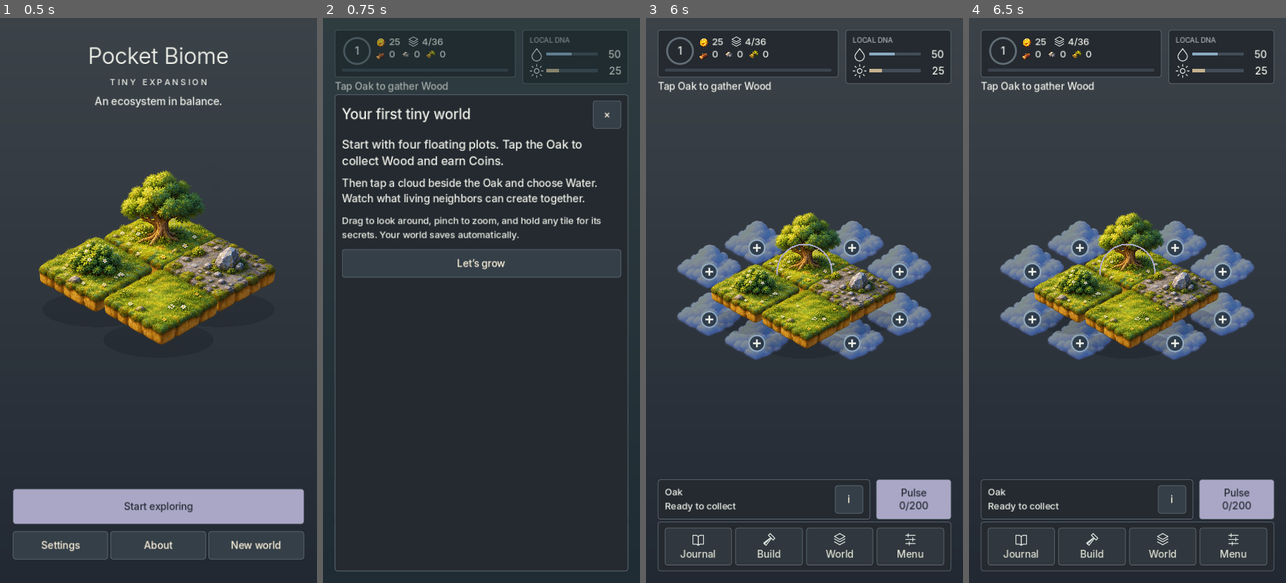
Above: before the commit, frames 1-4 (left to right).
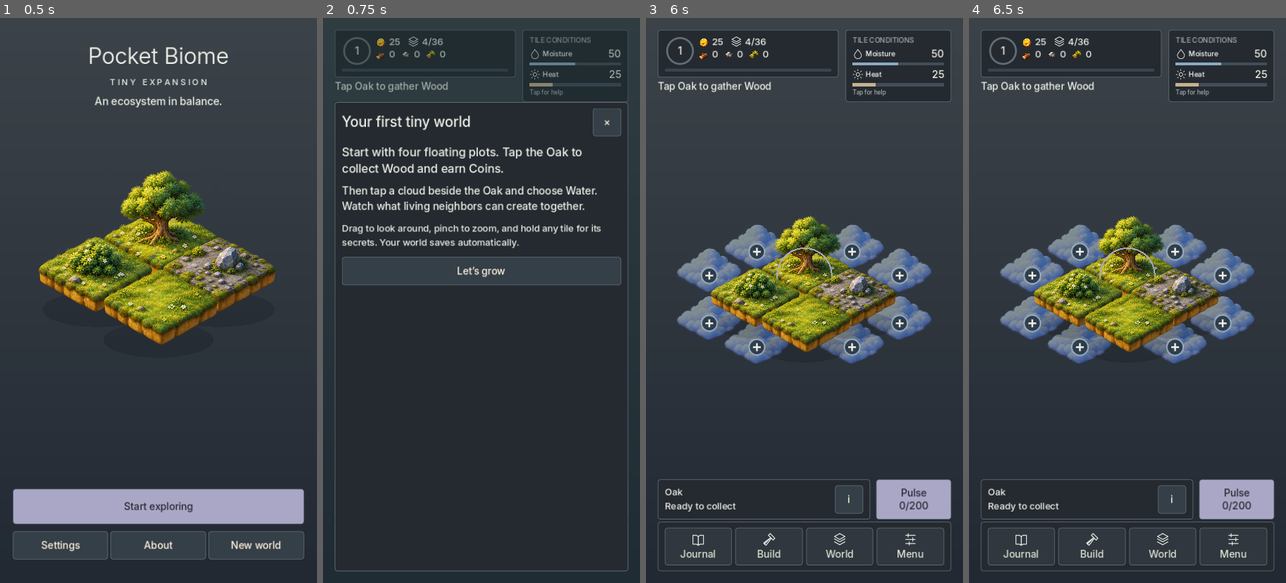
Above: after the commit, the same moments.

Repository: TheDarkStrix/pocket-biome
Game: Godot game, scene res://scenes/Main.tscn
The game is run twice, just before and just after one commit, with the same random seed, the same clock (stepped at 60 frames per second) and the same inputs.
Inputs (mouse positions are in pixels of both pictures, inside the frame that each line leads up to):
- Up to frame 1 (0.5 s): no input
- Up to frame 2 (0.75 s): click "Start exploring" at 0.5 s
- Up to frame 3 (6 s): click "i" at 1.25 s; click "Pulse 0/200" at 2 s; click (696, 549) at 2.77 s; click (769, 549) at 3.52 s; click (839, 549) at 4.27 s; click (909, 549) at 5.02 s; click "×" at 5.75 s
- Up to frame 4 (6.5 s): no input

Frame 1 is identical in both runs. In frame 2, 9.1% of the frame differs, in the area x 3-97%, y 3-48%; in frame 3, 11%; in frame 4, 11%, in the area x 9-97%, y 3-62%.

Commit message:
Explain tile conditions with named readings and mobile help

Diff:
--- a/artifacts/android-build.json
+++ b/artifacts/android-build.json
@@ -1,12 +1,12 @@
 {
-  "utc": "2026-10-25T05:43:06.922331+00:00",
+  "utc": "2026-10-25T05:48:37.529342+00:00",
   "engine": "4.6.3.stable",
   "type": "Signed debug test APK",
-  "source_sha256": "55b4ae9ea5edc1df4aa78067e7140b84c45ff95c938341f340321b674eef3f37",
-  "assertions": 701,
-  "apk_sha256": "604d2ee565793f060a63ab83bcb1a33d49f2b6b6359e50b9039de96317c7244f",
-  "bytes": 178221465,
+  "source_sha256": "2a3c9934aa896233ac7202593ece91054fddc4a37014da596e95ea49b54c018d",
+  "assertions": 708,
+  "apk_sha256": "0eebb0711bcbfcf6b65f489b7673b4d4f26b1e14615084cdbb2fa7724aa31184",
+  "bytes": 178223029,
   "renderer": "OpenGL Compatibility",
-  "native_game_payload_verified": true,
-  "note": "Feedback revision installed, cold-launched, resumed and cloud relocation exercised. Native-tested runtime payload compared to current build; see android-feedback-check.json. Phone/GPU/performance/store qualification remains open."
+  "native_ui_verified_this_revision": false,
+  "note": "Tile-conditions wording/layout/help revision. Signature/export verified; real-touch and six mobile size/text fixtures pass in Godot. Previous native progression/save/draft checks remain scoped to android-feedback-check.json, before this wording revision. Physical-device/store qualification remains open."
 }
--- a/artifacts/android-phone-build.json
+++ b/artifacts/android-phone-build.json
@@ -1,7 +1,7 @@
 {
-  "source_sha256": "55b4ae9ea5edc1df4aa78067e7140b84c45ff95c938341f340321b674eef3f37",
-  "assertions": 701,
-  "apk_sha256": "80bd5afb7b34116d0110a11b7ea47005640f93af7ed540deaacad21b7fdda0ed",
+  "source_sha256": "2a3c9934aa896233ac7202593ece91054fddc4a37014da596e95ea49b54c018d",
+  "assertions": 708,
+  "apk_sha256": "fb2695855de54fc082c9eada1f8c3d44ae10f4ed59deba0bbd4700bf0cd05909",
   "bytes": 96129541,
   "abi": "arm64-v8a",
   "retained_files_verified": 316,
--- a/artifacts/test-results.json
+++ b/artifacts/test-results.json
@@ -1,9 +1,9 @@
 {
-  "utc": "2026-10-25T05:42:14.119236+00:00",
-  "source_sha256": "55b4ae9ea5edc1df4aa78067e7140b84c45ff95c938341f340321b674eef3f37",
+  "utc": "2026-10-25T05:47:38.529851+00:00",
+  "source_sha256": "2a3c9934aa896233ac7202593ece91054fddc4a37014da596e95ea49b54c018d",
   "source_unchanged_during_run": true,
   "passed": true,
-  "assertions": 701,
+  "assertions": 708,
   "results": [
     {
       "suite": "run",
@@ -75,13 +75,13 @@
       "suite": "touch_ui",
       "passed": true,
       "exit_code": 0,
-      "assertions": 23
+      "assertions": 24
     },
     {
       "suite": "mobile_layout",
       "passed": true,
       "exit_code": 0,
-      "assertions": 66
+      "assertions": 72
     },
     {
       "suite": "progression_simulation",
--- a/scripts/CampaignUI.gd
+++ b/scripts/CampaignUI.gd
@@ -256,7 +256,7 @@
 
 func tutorial(h) -> void:
  var box: VBoxContainer = h.modal_content("A tiny world, yours to grow")
- for text in ["1 · Tap Oak, Stone and Fiber to collect mater …(170 unchanged characters)… formation.","3 · Hold a tile to see its DNA, neighbors and recipes. Every discovery has a free hint in the …(377 unchanged characters)…
+ for text in ["1 · Tap Oak, Stone and Fiber to collect mater …(170 unchanged characters)… formation.","3 · Hold a tile to see its conditions, neighbors and transformation requirements. Tap Tile conditions at the top right for an explanation. Every discovery has a free hint in the …(377 unchanged characters)…
   h.label(text,17,box)
  close_button(h,box)
 
--- a/scripts/EcologyReadout.gd
+++ b/scripts/EcologyReadout.gd
@@ -1,17 +1,21 @@
 extends PanelContainer
 # Read-only selected-tile telemetry; the model remains authoritative.
+signal explanation_requested
 const Palette = preload("res://scripts/GameTheme.gd")
 var bars := {}
 var values := {}
+var captions := {}
 func _ready() -> void:
  custom_minimum_size.x = 180
- mouse_filter = Control.MOUSE_FILTER_IGNORE
+ mouse_filter = Control.MOUSE_FILTER_STOP
+ focus_mode = Control.FOCUS_ALL
+ tooltip_text = "Tile conditions · tap for help"
  add_theme_stylebox_override("panel",Palette.panel(Palette.PAPER))
  var column := VBoxContainer.new()
  column.mouse_filter = Control.MOUSE_FILTER_IGNORE
  add_child(column)
  var title := Label.new()
- title.text = "LOCAL DNA"
+ title.text = "TILE CONDITIONS"
  title.set_meta("base_font",12)
  title.add_theme_color_override("font_color",Palette.MUTED)
  title.mouse_filter = Control.MOUSE_FILTER_IGNORE
@@ -19,14 +23,24 @@
  for spec in [{"id":"moisture","icon":"rain","color":Color("8baac2")},{"id":"heat","icon":"heat","color":Color("c4b18e")}]:
   var row := HBoxContainer.new()
   row.mouse_filter = Control.MOUSE_FILTER_IGNORE
-  column.add_child(row)
+  var group := VBoxContainer.new()
+  group.mouse_filter = Control.MOUSE_FILTER_IGNORE
+  column.add_child(group)
+  group.add_child(row)
   var icon := TextureRect.new()
   icon.texture = preload("res://scripts/UIIcons.gd").texture(spec.icon)
-  icon.custom_minimum_size = Vector2(24,24)
+  icon.custom_minimum_size = Vector2(18,18)
   icon.expand_mode = TextureRect.EXPAND_IGNORE_SIZE
   icon.stretch_mode = TextureRect.STRETCH_KEEP_ASPECT_CENTERED
   icon.mouse_filter = Control.MOUSE_FILTER_IGNORE
   row.add_child(icon)
+  var caption := Label.new()
+  caption.text = spec.id.capitalize()
+  caption.set_meta("base_font",12)
+  caption.size_flags_horizontal = Control.SIZE_EXPAND_FILL
+  caption.mouse_filter = Control.MOUSE_FILTER_IGNORE
+  row.add_child(caption)
+  captions[spec.id] = caption
   var bar := ProgressBar.new()
   bar.max_value = 100
   bar.show_percentage = false
@@ -38,7 +52,7 @@
   var fill := track.duplicate(); fill.bg_color = spec.color
   bar.add_theme_stylebox_override("background",track)
   bar.add_theme_stylebox_override("fill",fill)
-  row.add_child(bar)
+  group.add_child(bar)
   var value := Label.new()
   value.text = "0"
   value.set_meta("base_font",17)
@@ -48,6 +62,16 @@
   value.mouse_filter = Control.MOUSE_FILTER_IGNORE
   row.add_child(value)
   bars[spec.id] = bar; values[spec.id] = value
+ var help := Label.new()
+ help.text = "Tap for help"
+ help.set_meta("base_font",10)
+ help.mouse_filter = Control.MOUSE_FILTER_IGNORE
+ help.add_theme_color_override("font_color",Palette.MUTED)
+ column.add_child(help)
+func _gui_input(event: InputEvent) -> void:
+ if (event is InputEventMouseButton and event.button_index == MOUSE_BUTTON_LEFT and not event.pressed) or event.is_action_pressed("ui_accept"):
+  accept_event()
+  explanation_requested.emit()
 func display(tile: Dictionary, reduced: bool = false) -> void:
  for attribute in bars:
   var bar: ProgressBar = bars[attribute]
@@ -62,4 +86,4 @@
     bar.set_meta("value_tween",tween)
     tween.tween_property(bar,"value",target,0.3).set_trans(Tween.TRANS_CUBIC).set_ease(Tween.EASE_OUT)
   values[attribute].text = str(int(tile.dna[attribute]))
-  values[attribute].tooltip_text = attribute.capitalize()+" DNA · 0–100"
+  values[attribute].tooltip_text = attribute.capitalize()+" · score out of 100"
--- a/scripts/Main.gd
+++ b/scripts/Main.gd
@@ -242,6 +242,7 @@
  notice_toast.hide()
  ecology_monitor = preload("res://scripts/EcologyReadout.gd").new()
  root.add_child(ecology_monitor)
+ ecology_monitor.explanation_requested.connect(conditions_help)
  hud.visibility_changed.connect(func(): ecology_monitor.visible = hud.visible)
  photo_controls = HBoxContainer.new()
  photo_controls.position = Vector2(20,880)
@@ -276,6 +277,20 @@
  preview = ""
  model.message = "Pulse canceled. No energy spent."
  refresh()
+
+func conditions_help() -> void:
+ var box := modal_content("Tile conditions")
+ var origin: String = model.origin(selected)
+ if origin != "":
+  label("Selected tile: "+tile_title(model.state.tiles[origin]),19,box)
+ label("These readings describe the tile you selected, not the whole island. Nearby tiles and World Pulses change its conditions and help it transform.",17,box)
+ label("Moisture · how wet the ground is. Water nearby and Rain Pulse make it wetter.",17,box)
+ label("Heat · how warm the tile is. Heat Pulse warms it; Frost Pulse cools it.",17,box)
+ label("Each score runs from 0 to 100. Heat is a relative score, not degrees Celsius. Different transformations need different conditions; higher is not always better.",17,box)
+ label("Try placing Water beside Oak or Forest. As moisture rises, you can discover a rainforest. Hold a tile to see all five conditions and its transformation requirements.",17,box)
+ button("Inspect selected tile",func():
+  if origin != "": open_inspector(origin),box)
+ button("Back to island",func(): modal.hide(),box)
 
 func pulse_selector() -> void:
  var box := modal_content("World Pulse")
@@ -385,7 +400,7 @@
  return {"common":Color("8ea18f"),"uncommon":Color("78d4a2"),"rare":Color("a58be8"),"legendary":ThemeKit.ACCENT}.get(rarity,Color("8ea18f"))
 
 func dna_bar(parent: Node, attribute: String, value: float) -> Dictionary:
- var caption: Label = label("%s · %d" % [attribute.capitalize(),value],15,parent)
+ var caption: Label = label("%s · %d / 100" % [attribute.capitalize(),value],15,parent)
  var bar := ProgressBar.new()
  bar.max_value = 100; bar.value = value; bar.show_percentage = false
  bar.custom_minimum_size.y = 7
@@ -587,8 +602,9 @@
  if OS.get_name() == "Android" or OS.get_name() == "iOS":
   var physical := Vector2(DisplayServer.screen_get_size())
   safe = preload("res://scripts/SafeLayout.gd").logical_safe_rect(viewport_size,physical,Rect2(DisplayServer.get_display_safe_area()))
- hud.size.x = maxf(240,safe.size.x-40-ecology_monitor.custom_minimum_size.x-12)
- layout = preload("res://scripts/SafeLayout.gd").regions(safe,maxf(110,hud.get_combined_minimum_size().y),maxf(124,bottom.get_combined_minimum_size().y))
+ var ecology_width: float = maxf(180,ecology_monitor.get_combined_minimum_size().x)
+ hud.size.x = maxf(240,safe.size.x-40-ecology_width-12)
+ layout = preload("res://scripts/SafeLayout.gd").regions(safe,maxf(110,maxf(hud.get_combined_minimum_size().y,ecology_monitor.get_combined_minimum_size().y)),maxf(124,bottom.get_combined_minimum_size().y))
  layout.top.size.x = hud.size.x
  hud.position = layout.top.position
  hud.size = layout.top.size
@@ -604,7 +620,7 @@
  if launch_menu:
   modal.position.y = safe.position.y+20
   modal.size.y = safe.size.y-40
- ecology_monitor.size = Vector2(180,0)
+ ecology_monitor.size = Vector2(ecology_width,0)
  ecology_monitor.position = Vector2(safe.end.x-ecology_monitor.size.x-20,safe.position.y+20)
  notice_toast.size = Vector2(layout.world.size.x-16,0)
  notice_toast.position = Vector2(layout.world.position.x+8,layout.bottom.position.y-notice_toast.get_combined_minimum_size().y-12)
@@ -891,7 +907,7 @@
   inspection_view.production.text = "%d %s · %ds cycle · ready in %ds" % [production.amount,production.resource.replace("_"," ").capitalize(),production.cooldown,ceili(maxf(0,tile.ready-model.state.time))]
  for attribute in inspection_view.bars:
   var widgets: Dictionary = inspection_view.bars[attribute]
-  widgets.caption.text = "%s · %d" % [attribute.capitalize(),tile.dna[attribute]]
+  widgets.caption.text = "%s · %d / 100" % [attribute.capitalize(),tile.dna[attribute]]
   widgets.bar.value = tile.dna[attribute]
  for condition in inspection_view.conditions:
   condition.caption.text = condition.recipe.name+" · "+recipe_conditions(tile,condition.recipe)
--- a/tests/mobile_layout.gd
+++ b/tests/mobile_layout.gd
@@ -36,7 +36,12 @@
     captions_fit = captions_fit and caption.get_line_count() <= 2 and caption.get_global_rect().end.y <= action.get_global_rect().end.y+1
     captions_fit = captions_fit and caption.get_minimum_size().x <= action.size.x
    check(captions_fit,"footer icons/captions fit without splitting words or clipping at "+context)
-   check(h.ecology_monitor.get_global_rect().end.x <= h.get_viewport_rect().end.x and h.ecology_monitor.position.y < h.layout.world.position.y and h.ecology_monitor.position.x >= h.h …(108 unchanged characters)…
+   check(h.ecology_monitor.get_global_rect().end.x <= h.get_viewport_rect().end.x and h.ecology_monitor.get_global_rect().end.y <= h.layout.world.position.y+1 and h.ecology_monitor.position.x >= h.h …(108 unchanged characters)…
+   var conditions_fit := true
+   for attribute in h.ecology_monitor.captions:
+    var caption: Label = h.ecology_monitor.captions[attribute]
+    conditions_fit = conditions_fit and caption.get_global_rect().end.x <= h.ecology_monitor.values[attribute].get_global_rect().position.x
+   check(conditions_fit,"named moisture/heat readings fit without overlap at "+context)
    check(h.bottom.get_global_rect().end.y <= h.get_viewport_rect().end.y,"footer remains inside portrait screen at "+context)
    h.start_screen()
    await process_frame
--- a/tests/touch_ui.gd
+++ b/tests/touch_ui.gd
@@ -75,6 +75,9 @@
  await click(h.pulse_button.get_global_rect().get_center())
  check(h.modal.visible and h.modal_title.text == "World Pulse","single HUD Pulse control opens all powers through touch")
  check(is_instance_valid(h.rain_button) and is_instance_valid(h.heat_button),"power selector exposes actual playable Rain and Heat controls")
+ h.modal.hide()
+ await click(h.ecology_monitor.get_global_rect().get_center())
+ check(h.modal.visible and h.modal_title.text == "Tile conditions","mobile tap on conditions panel opens its player explanation")
  h.modal.hide()
  h.campaign_ui.workshop(h)
  await process_frame
Binary file changed: artifacts/01-launch.png
Binary file changed: artifacts/02-draft.png
Binary file changed: artifacts/03-evolution.png
Binary file changed: artifacts/04-inspector.png
Binary file changed: artifacts/05-biome-art-review.png
Binary file changed: artifacts/06-fusion-art-review.png
Binary file changed: artifacts/07-codex.png
Binary file changed: artifacts/08-codex-detail.png
Binary file changed: artifacts/09-workshop.png
Binary file changed: artifacts/10-settings.png
Binary file changed: artifacts/11-launch-menu.png
Binary file changed: artifacts/12-pulse-selector.png
(and 8 more such lines)
